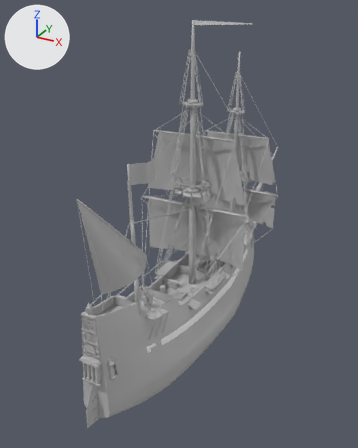
One commit to the Blender file boats/build/flute.blend: the scene before it, then after it.
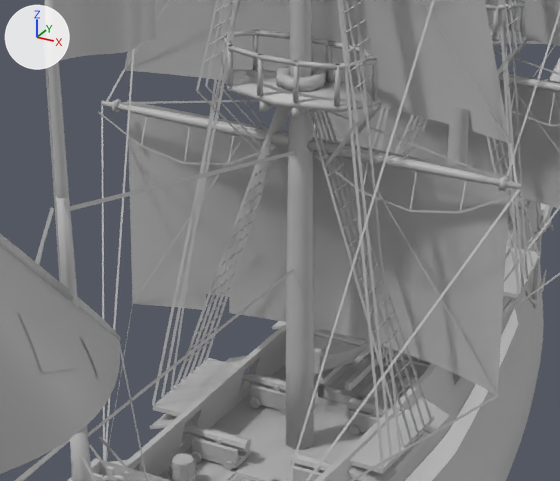
Old and new are each drawn whole from a 50 mm camera at (19.0, -36.8, 26.8) aimed at (-1.9, 1.1, 7.8) and again close up on the part from 32% to 72% of the width and 38% to 65% of the height. The lights are fixed; the arrows at upper left show +X, +Y and +Z. The older version's two pictures come first.

In view in the first close-up: 'Bulwarks', 'Channels', 'Deck_Furniture', 'Deck_Main', 'Hull', 'Jolly_Roger', 'Masts', 'Rigging', 'Sail_Patches', 'Sails', 'Tops', 'Yard_02' and 27 more.
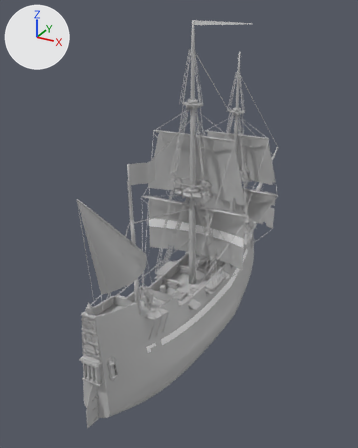
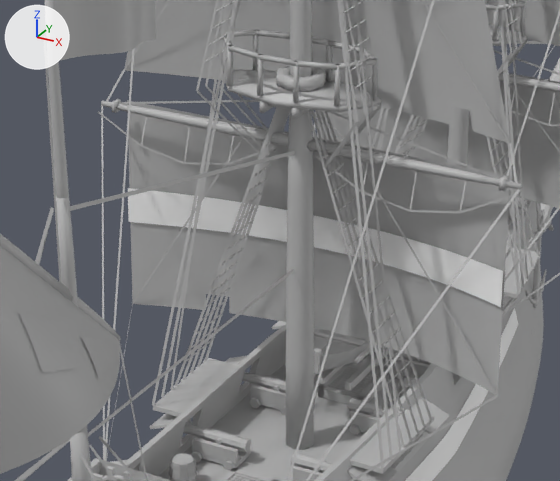
Commit message: Rebuild the ship models with the sail band

Pixel boxes [x1, y1, x2, y2] of what changed, in the close-ups (560 x 481 px):
```json
{"object": "Sail_Band", "change": "added", "after": [128, 188, 505, 307]}
```

Edits to the scene script, one JSON object a line:
```json
{"op": "add", "block": "mat_flute_sailband", "code": ["mat_flute_sailband = principled_material('Flute_SailBand')", "mat_flute_sailband.base_color = (1.0, 1.0, 1.0)  # white #ffffff", "mat_flute_sailband.roughness = 0.7"]}
{"op": "add", "block": "me_sail_band", "code": ["me_sail_band = bpy.data.meshes.new('Sail_Band')", "me_sail_band.from_pydata(...)  # 114 vertices, 72 faces; spans x -4.95..4.94, y 0.55..1.52, z 7.13..8.04", "me_sail_band.polygons.foreach_set('use_smooth', [True] * 72)", "me_sail_band.materials.append(mat_flute_sailband)  # white #ffffff"]}
{"op": "add", "block": "ob_sail_band", "code": ["ob_sail_band = bpy.data.objects.new('Sail_Band', me_sail_band)", "ob_sail_band.location = (0.0, 0.0, 0.0)"]}
```
